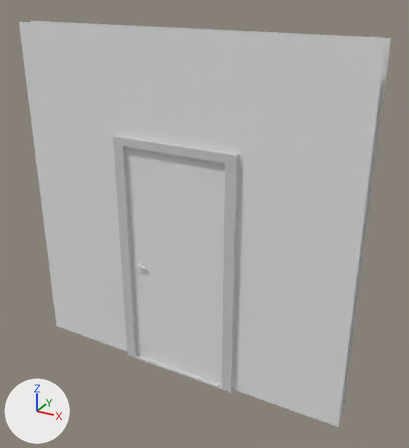
The FBX model Development/FPS Project/Assets/Assets/3D/Level/Materials/door.FBX, before and after one commit.
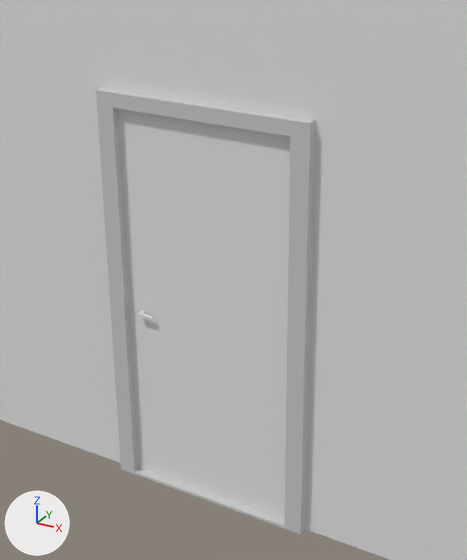
Each version is shown whole from a camera (50 mm lens) standing at (0.76, -3.77, 3.35) and looking at (-1.32, 0.01, 1.46), then close up on the part from 14% to 80% of the width and 19% to 91% of the height. Lighting does not change. The marker at lower left points along +X, +Y and +Z. Where no turn or scale is listed for an object, it has been applied to the vertices.

Names of what the first close-up shows: 'doorframe', 'low poly door', 'wall door'.
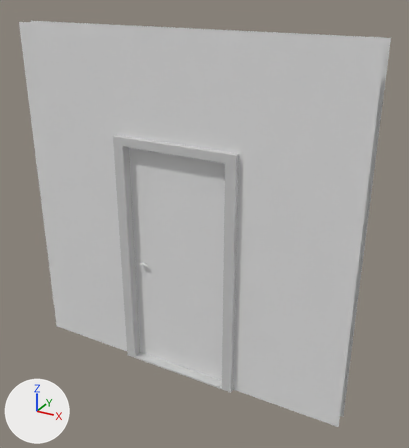
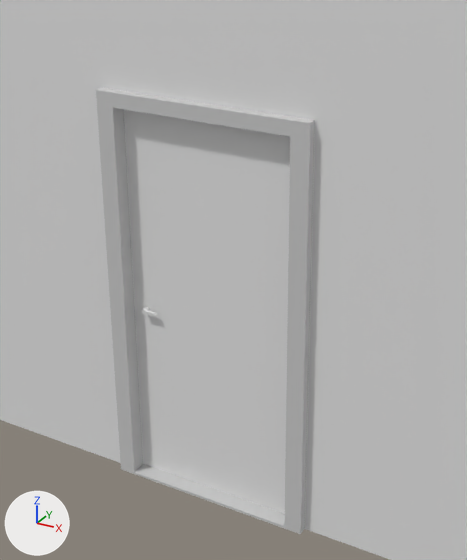
What differs and where, as boxes [x1, y1, x2, y2] in the close-ups (467 x 560 px):
'low poly door', reshaped, moved
    before: [118, 109, 290, 520]
    after: [124, 110, 290, 514]

Diff of the bpy script that builds the scene:
```diff
--- a/Development/FPS Project/Assets/Assets/3D/Level/Materials/door.FBX.py
+++ b/Development/FPS Project/Assets/Assets/3D/Level/Materials/door.FBX.py
@@ me_mesh_004 @@
 # used by ob_low_poly_door; location = (-1.505, -0.078, 1.05)
-me_mesh_004.from_pydata(...)  # 8 vertices, 6 faces; spans x -0.47..0.47, y -0.06..0.0, z -1.03..1.03
+me_mesh_004.from_pydata(...)  # 8 vertices, 12 faces; spans x -0.93..0.0, y 0.0..0.06, z 0.0..2.07
+# me_mesh_004 part 1: the whole mesh is rebuilt
@@ ob_low_poly_door @@
 ob_low_poly_door = bpy.data.objects.new('low poly door', me_mesh_004)
-ob_low_poly_door.location = (-1.505, -0.078, 1.05)
+ob_low_poly_door.location = (-1.04, -0.097, 0.015)
```
